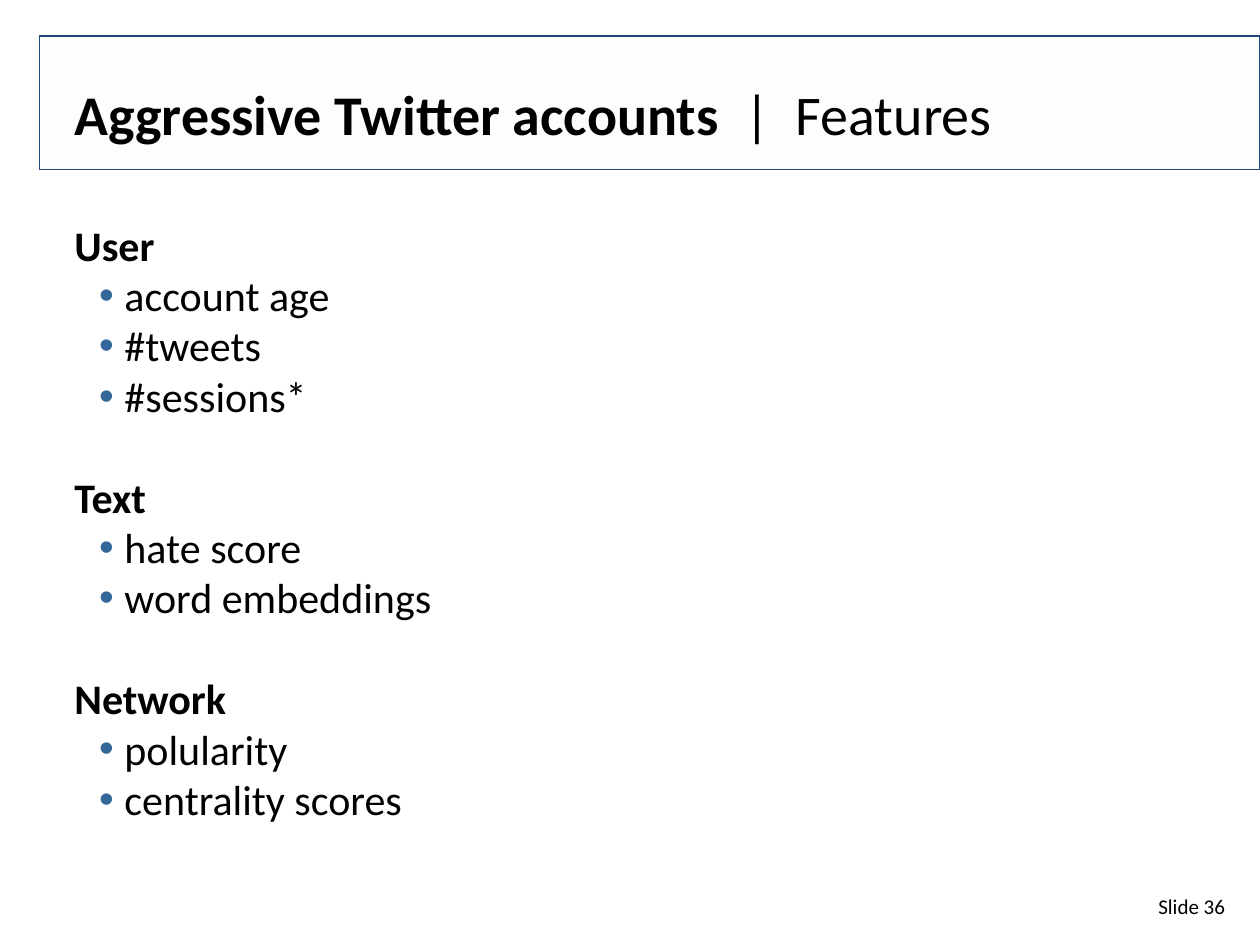
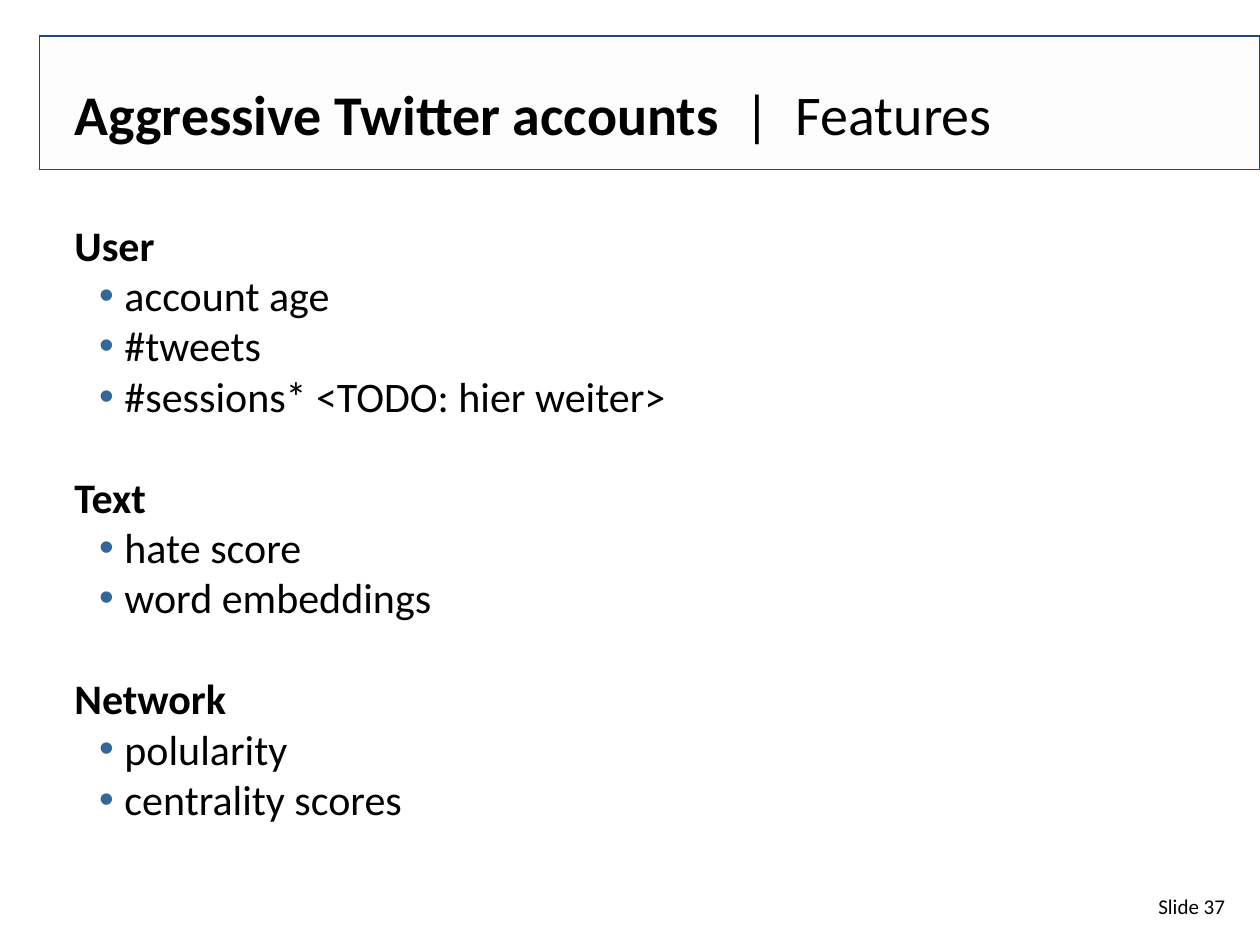
Before and after one commit to IllDepence/websci_ss2017, a slide deck: slide 37 of pres/Tarek_Saier_Abusive_behavior_in_social_media.odp (slide 36 before the commit). Drawn at 1260x945 pixels with LibreOffice and Linux fonts; fonts in the diff are those of the drawing; background and template pictures are left out. Boxes give left, top, right and bottom in pixels: in the first picture for what was removed or moved away, otherwise in the second. Text is boxed around its words. In the diff, an @@ line names an element or a change of style, - is before the commit and + after.

```diff
--- a/pres/Tarek_Saier_Abusive_behavior_in_social_media.odp
+++ b/pres/Tarek_Saier_Abusive_behavior_in_social_media.odp
@@ text at <box>124,382,665,413</box>: text changed @@
-  • #sessions*
+  • #sessions* <TODO: hier weiter>
@@ page number at <box>1158,899,1225,914</box>: text changed @@
-Slide 36
+Slide 37
```
Also in this commit, not shown: 9 other slides changed, 1 slide added, 2 other files.
